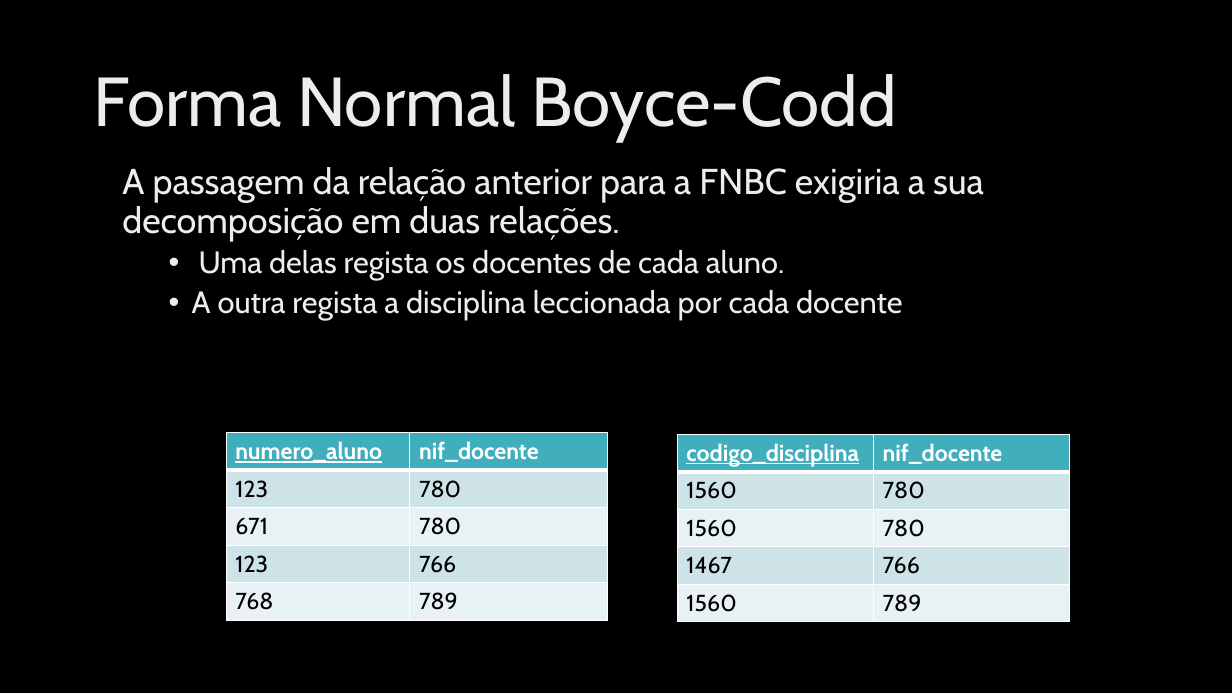
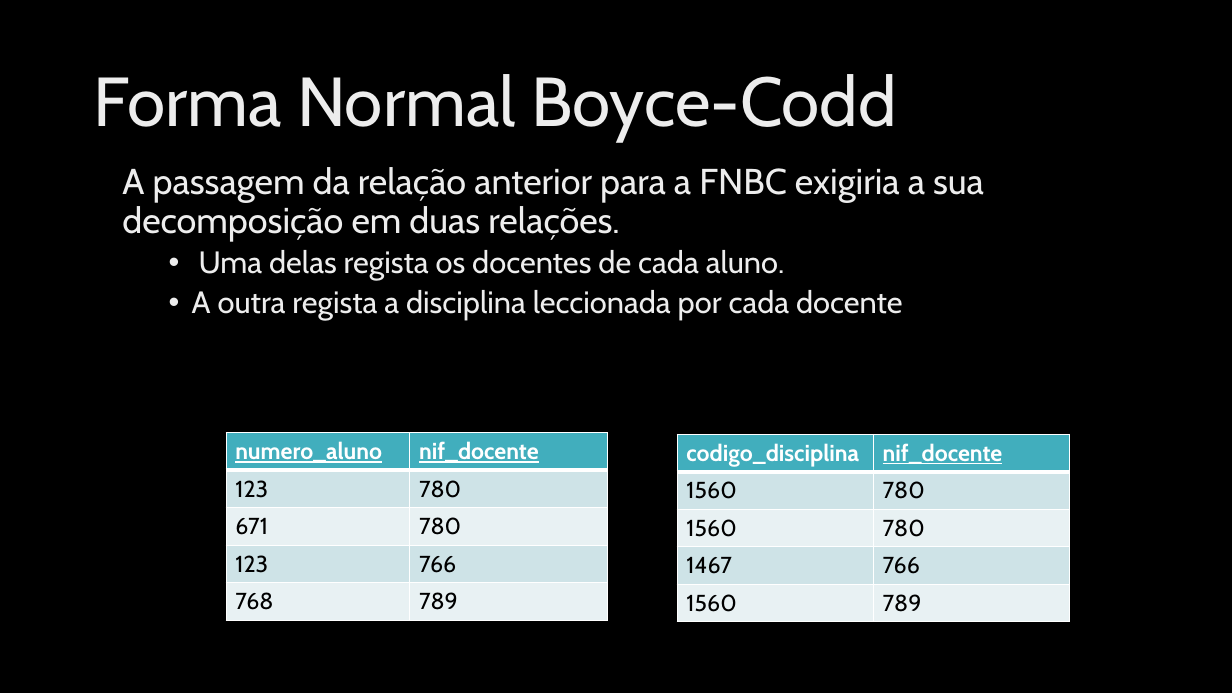
Before and after one commit to hangalo/cursobasededados, a slide deck: slide 7 of Normalização_FNBC_4FN_5FN_2020.ppt.pptx. Drawn at 1232x693 pixels with LibreOffice and Linux fonts; fonts in the diff are those of the drawing; background and template pictures are left out. Boxes give left, top, right and bottom in pixels: in the first picture for what was removed or moved away, otherwise in the second. Text is boxed around its words. In the diff, an @@ line names an element or a change of style, - is before the commit and + after.

```diff
--- a/Normalização_FNBC_4FN_5FN_2020.ppt.pptx
+++ b/Normalização_FNBC_4FN_5FN_2020.ppt.pptx
@@ table at <box>226,433,608,620</box> @@
@@ underline on in "nif_docente" @@
@@ table at <box>677,434,1069,622</box> @@
@@ underline off in "codigo_disciplina" @@
@@ underline on in "nif_docente" @@
```
Also in this commit, not shown: 5 other slides changed.
